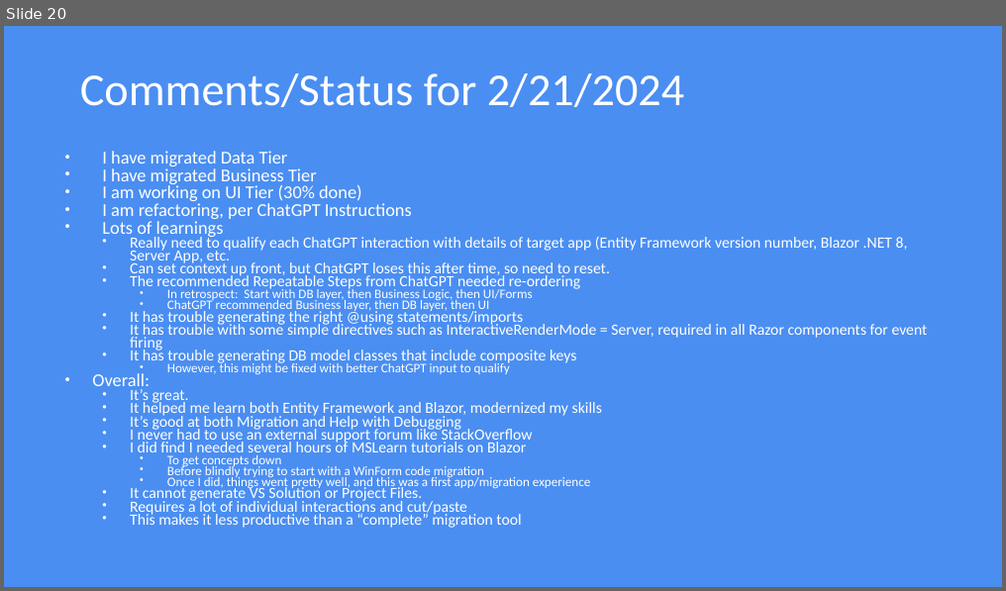
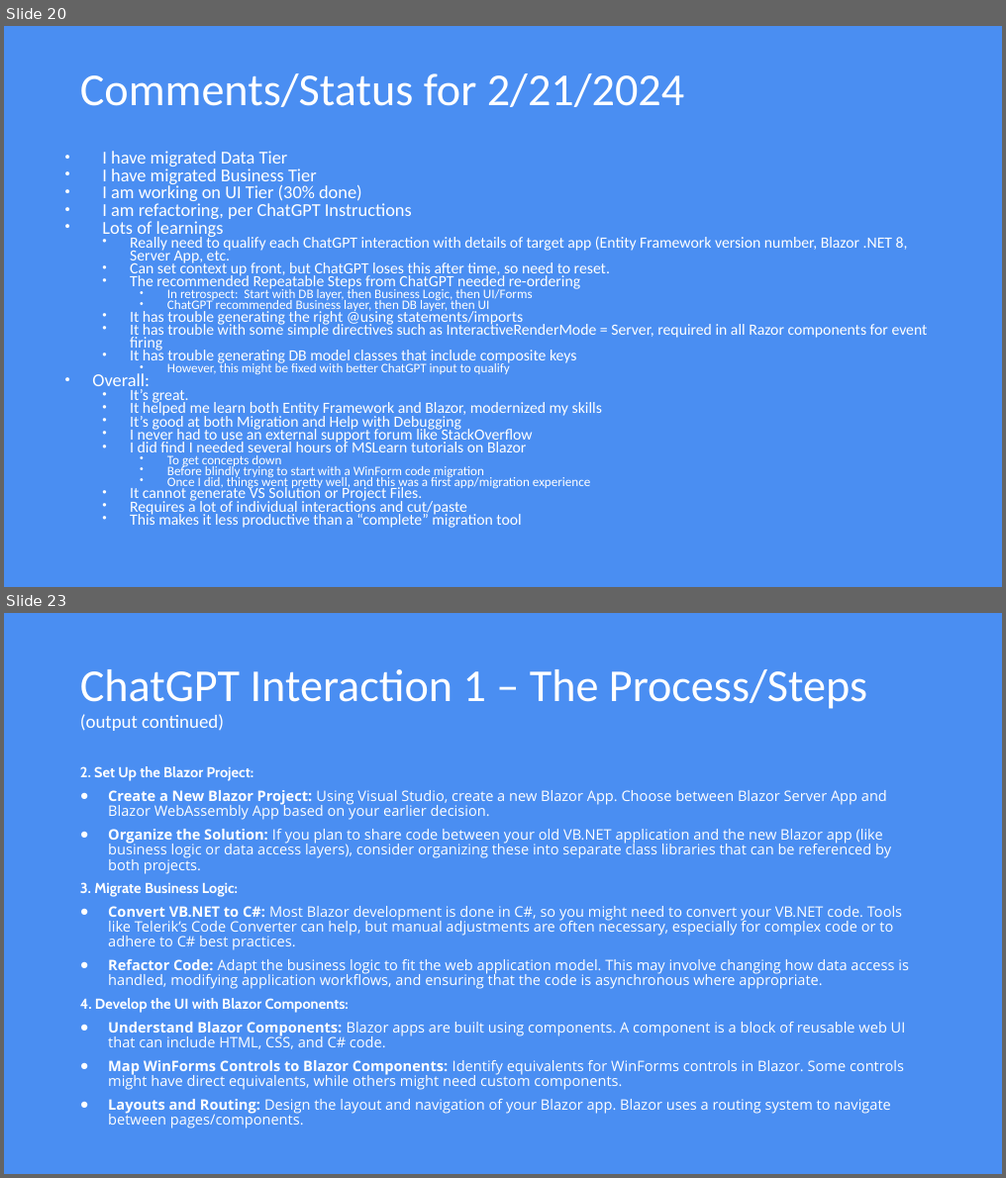
Before and after one commit to ddskier/TradeBlazorApp, a slide deck: wwwroot/GAPMoblize_Project_Final_3_1_2024.pptx. Shown one above the other, each under a label of ours: slide 20 before the commit, slides 20 and 23 after it; the slides between them are not shown. The pictures are 1006x591 and 1006x1178 pixels, drawn with LibreOffice and Linux fonts; fonts in the diff are those of the drawing. Boxes give left, top, right and bottom in pixels: in the first picture for what was removed or moved away, otherwise in the second. Text is boxed around its words. In the diff, an @@ line names an element or a change of style, - is before the commit and + after.

```diff
--- a/wwwroot/GAPMoblize_Project_Final_3_1_2024.pptx
+++ b/wwwroot/GAPMoblize_Project_Final_3_1_2024.pptx
@@ slide 23 added at [4,613,1002,1174], background #4A8EF2 @@
@@ title added at [80,669,867,731], 44 pt, text #FFFFFF @@
+ChatGPT Interaction 1 – The Process/Steps
+(output continued)
@@ text added at [80,766,909,1129], 13.9 pt, text #FFFFFF @@
+2. Set Up the Blazor Project:
+● Create a New Blazor Project: Using Visual Studio, create a new Blazor App. Choose between Blazor Server App and Blazor WebAssembly App based on your earlier decision.
+● Organize the Solution: If you plan to share code between your old VB.NET application and the new Blazor app (like business logic or data access layers), consider organizing these into separate class libraries that can be referenced by both projects.
+3. Migrate Business Logic:
+● Convert VB.NET to C#: Most Blazor development is done in C#, so you might need to convert your VB.NET code. Tools like Telerik’s Code Converter can help, but manual adjustments are often necessary, especially for complex code or to adhere to C# best practices.
+● Refactor Code: Adapt the business logic to fit the web application model. This may involve changing how data access is handled, modifying application workflows, and ensuring that the code is asynchronous where appropriate.
+4. Develop the UI with Blazor Components:
+● Understand Blazor Components: Blazor apps are built using components. A component is a block of reusable web UI that can include HTML, CSS, and C# code.
+● Map WinForms Controls to Blazor Components: Identify equivalents for WinForms controls in Blazor. Some controls might have direct equivalents, while others might need custom components.
+● Layouts and Routing: Design the layout and navigation of your Blazor app. Blazor uses a routing system to navigate between pages/components.
```
Also in this commit, not shown: 4 other slides added, 1 other file.
